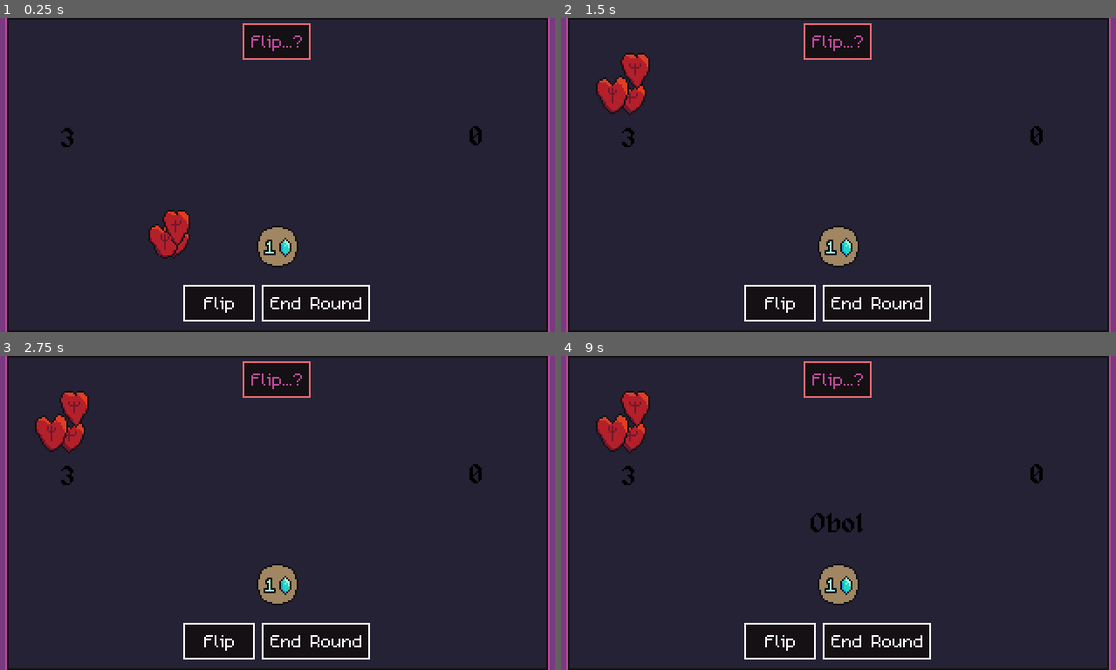
Above: before the commit, frames 1-4 (two rows, left to right).
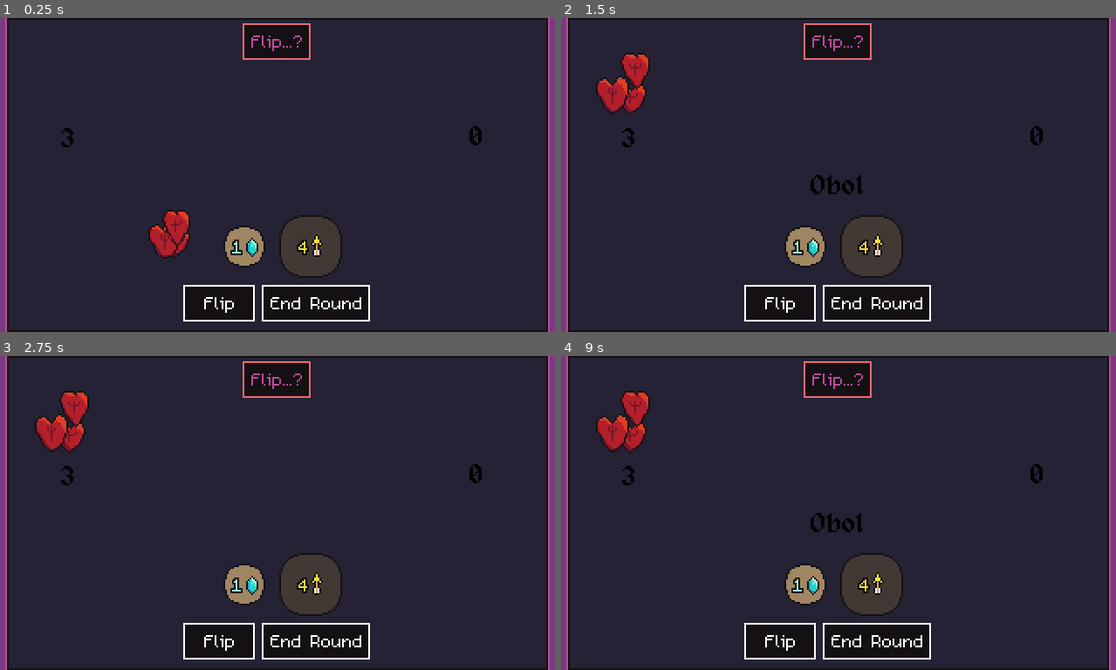
Above: after the commit, the same moments.

Repository: bdunko/Charon-s-Obol
Game: Godot game, scene res://main.tscn
Same seed, same stepped clock (60 frames per second), same inputs: the game is played once before the commit and once after it.
Inputs (mouse positions are in pixels of both pictures, inside the frame that each line leads up to):
- Up to frame 1 (0.25 s): no input
- Up to frame 2 (1.5 s): move the mouse to (838, 43) at 0.52 s; click (838, 43) at 0.67 s; tap Enter at 1.25 s; move the mouse to (810, 218) at 1.27 s; click (810, 218) at 1.42 s
- Up to frame 3 (2.75 s): tap Space at 2 s; move the mouse to (333, 443) at 2.02 s; click (333, 443) at 2.17 s
- Up to frame 4 (9 s): tap Enter at 2.75, 4.25 s; move the mouse to (810, 575) at 2.77 s; click (810, 575) at 2.92 s; tap Space at 3.5, 5 s; move the mouse to (1005, 560) at 3.52 s; click (1005, 560) at 3.67 s; move the mouse to (672, 465) at 4.27 s; click (672, 465) at 4.42 s; move the mouse to (866, 513) at 5.02 s; click (866, 513) at 5.17 s; move the mouse to (755, 434) at 5.77 s; click (755, 434) at 5.92 s; move the mouse to (960, 497) at 6.52 s; click (960, 497) at 6.67 s; move the mouse to (727, 528) at 7.27 s; click (727, 528) at 7.42 s; move the mouse to (894, 443) at 8.02 s; click (894, 443) at 8.17 s; move the mouse to (810, 575) at 8.77 s; click (810, 575) at 8.92 s

The runs differ from the first frame. In frame 1, 3.0% of the frame differs, in the area x 40-62%, y 62-83%; in frame 2, 3.3%, in the area x 40-62%, y 50-83%; in frame 3, 3.0%; in frame 4, 3.0%.
Error in both runs: Assertion failed. (res://global.gd:139)

Commit message:
Added arrows of light

Diff:
--- /dev/null
+++ b/arrow.gd
@@ -0,0 +1,29 @@
+class_name Arrow
+extends Sprite2D
+
+signal clicked
+
+var _disabled = false
+
+func _ready():
+	Global.state_changed.connect(_on_state_changed)
+
+func _on_clickable_area_input_event(_viewport, event, _shape_idx):
+	if event is InputEventMouseButton:
+		if event.button_index == MOUSE_BUTTON_LEFT:
+			if event.pressed and not _disabled:
+				emit_signal("clicked")
+
+func _on_clickable_area_mouse_entered():
+	Global.power_text = "Arrow of Light\nReflip a coin."
+	Global.power_text_source = self
+
+func _on_clickable_area_mouse_exited():
+	if Global.power_text_source == self:
+		Global.power_text = ""
+
+func _on_state_changed() -> void:
+	if Global.state != Global.State.AFTER_FLIP:
+		_disabled = true
+	else:
+		_disabled = false
--- /dev/null
+++ b/arrow.tscn
@@ -0,0 +1,21 @@
+[gd_scene load_steps=3 format=3 uid="uid://cgshopm0ome8b"]
+
+[ext_resource type="Texture2D" uid="uid://bwswyp5u1hmst" path="res://assets/world/arrow.png" id="1_n5g4j"]
+[ext_resource type="Script" path="res://arrow.gd" id="2_5jgjb"]
+
+[node name="Arrow" type="Sprite2D"]
+texture = ExtResource("1_n5g4j")
+centered = false
+offset = Vector2(-30, -7)
+script = ExtResource("2_5jgjb")
+
+[node name="ClickableArea" type="Area2D" parent="."]
+position = Vector2(-16, -16)
+
+[node name="Polygon" type="CollisionPolygon2D" parent="ClickableArea"]
+position = Vector2(-7, -7)
+polygon = PackedVector2Array(43, 16, 51, 22, 51, 24, 42, 31, -7, 31, -7, 16)
+
+[connection signal="input_event" from="ClickableArea" to="." method="_on_clickable_area_input_event"]
+[connection signal="mouse_entered" from="ClickableArea" to="." method="_on_clickable_area_mouse_entered"]
+[connection signal="mouse_exited" from="ClickableArea" to="." method="_on_clickable_area_mouse_exited"]
--- a/arrows_button.gd
+++ /dev/null
@@ -1,13 +0,0 @@
-extends Button
-
-func _ready():
-	Global.arrow_count_changed.connect(_on_arrow_count_changed)
-	Global.state_changed.connect(_on_state_changed)
-
-func _on_arrow_count_changed() -> void:
-	visible = Global.arrows != 0
-	text = "Arrows: %d" % Global.arrows
-
-func _on_state_changed() -> void:
-	if Global.state != Global.State.AFTER_FLIP:
-		disabled = true
--- a/fragments_label.gd
+++ b/fragments_label.gd
@@ -4,4 +4,4 @@
 	Global.fragments_count_changed.connect(_on_fragments_count_changed)
 
 func _on_fragments_count_changed() -> void:
-	text = "%s" % Global.fragments
+	text = str(Global.fragments)
--- a/global.gd
+++ b/global.gd
@@ -266,7 +266,7 @@
 var POSEIDON_FAMILY = CoinFamily.new(" of Poseidon", "Shake the Earth", [2, 8, 18, 32], [0, 0, 0, 0], [1, 2, 3, 4], Power.FLIP_AND_NEIGHBORS, "Reflip a coin and its neighbors.", [1, 2, 3, 4], _POSEIDON_ICON, _FRAGMENT_ICON_RED)
 var DEMETER_FAMILY = CoinFamily.new(" of Demeter", "Grow Ever Stronger", [2, 8, 18, 32], [0, 0, 0, 0], [1, 2, 3, 4], Power.GAIN_LIFE, "Restores life fragments.", [1, 2, 3, 4], _DEMETER_ICON, _FRAGMENT_ICON_RED)
 var APOLLO_FAMILY = CoinFamily.new(" of Apollo", "Arrow of Light", [2, 8, 18, 32], [0, 0, 0, 0], [1, 2, 3, 4], Power.GAIN_ARROW, "Gain an Arrow of Light.", [1, 2, 3, 4], _APOLLO_ICON, _FRAGMENT_ICON_RED)
-var ARTEMIS_FAMILY = CoinFamily.new(" of Artemis", "Moonlit Ritual", [2, 8, 18, 32], [0, 0, 0, 0], [1, 2, 3, 4], Power.CHANGE_AND_BLURSE, "Swap heads to tails or vice versa, then...", [1, 2, 3, 4], _ARTEMIS_ICON, _FRAGMENT_ICON_RED)
+var ARTEMIS_FAMILY = CoinFamily.new(" of Artemis", "Moonlit Ritual", [2, 8, 18, 32], [0, 0, 0, 0], [1, 2, 3, 4], Power.CHANGE_AND_BLURSE, "Swap heads to tails or vice versa, but...", [1, 2, 3, 4], _ARTEMIS_ICON, _FRAGMENT_ICON_RED)
 var ARES_FAMILY = CoinFamily.new(" of Ares", "Chaos of War", [2, 8, 18, 32], [0, 0, 0, 0], [1, 2, 3, 4], Power.REFLIP_ALL, "Reflip ALL other coins.", [3, 4, 5, 6], _ARES_ICON, _FRAGMENT_ICON_RED)
 var ATHENA_FAMILY = CoinFamily.new(" of Athena", "Phalanx Strategy", [2, 8, 18, 32], [0, 0, 0, 0], [1, 2, 3, 4], Power.WISDOM, "Reduce a coin's tails penalty.", [1, 2, 3, 4], _ATHENA_ICON, _FRAGMENT_ICON_RED)
 var HEPHAESTUS_FAMILY = CoinFamily.new(" of Hephaestus", "Forged in Fire", [2, 8, 18, 32], [0, 0, 0, 0], [1, 2, 3, 4], Power.FORGE, "Upgrade a coin's value.", [1, 2, 3, 4], _HEPHAESTUS_ICON, _FRAGMENT_ICON_RED)
--- a/lives_label.gd
+++ b/lives_label.gd
@@ -4,4 +4,4 @@
 	Global.life_count_changed.connect(_on_life_count_changed)
 
 func _on_life_count_changed() -> void:
-	text = str(Global.lives)
+	text = str(max(0, Global.lives))
--- a/main.gd
+++ b/main.gd
@@ -4,16 +4,20 @@
 @onready var _SHOP : Shop = $Table/Shop
 
 @onready var _RESET_BUTTON = $UI/ResetButton
+
 @onready var _RED_SOUL_FRAGMENTS = $RedSoulFragments
 @onready var _BLUE_SOUL_FRAGMENTS = $BlueSoulFragments
+@onready var _ARROWS = $Arrows
 
 @onready var _RED_SOUL_FRAGMENT_SCENE = preload("res://red_soul_fragment.tscn")
 @onready var _BLUE_SOUL_FRAGMENT_SCENE = preload("res://blue_soul_fragment.tscn")
-
-@onready var _CHARON_POINT = $Points/Charon
-@onready var _PLAYER_POINT = $Points/Player
-@onready var _RED_SOUL_FRAGMENT_POINT = $Points/RedSoulFragmentPile
-@onready var _BLUE_SOUL_FRAGMENT_POINT = $Points/BlueSoulFragmentPile
+@onready var _ARROW_SCENE = preload("res://arrow.tscn")
+
+@onready var _CHARON_POINT: Vector2 = $Points/Charon.position
+@onready var _PLAYER_POINT: Vector2 = $Points/Player.position
+@onready var _RED_SOUL_FRAGMENT_PILE_POINT: Vector2 = $Points/RedSoulFragmentPile.position
+@onready var _BLUE_SOUL_FRAGMENT_PILE_POINT: Vector2 = $Points/BlueSoulFragmentPile.position
+@onready var _ARROW_PILE_POINT: Vector2 = $Points/ArrowPile.position
 
 func _ready() -> void:
 	assert(_COIN_ROW)
@@ -23,23 +27,42 @@
 
 	assert(_CHARON_POINT)
 	assert(_PLAYER_POINT)
-	assert(_RED_SOUL_FRAGMENT_POINT)
-	assert(_BLUE_SOUL_FRAGMENT_POINT)
+	assert(_RED_SOUL_FRAGMENT_PILE_POINT)
+	assert(_BLUE_SOUL_FRAGMENT_PILE_POINT)
+	assert(_ARROW_PILE_POINT)
+	assert(_ARROWS)
 
 	Global.state_changed.connect(_on_state_changed)
 	Global.life_count_changed.connect(_on_life_count_changed)
 	Global.fragments_count_changed.connect(_on_fragment_count_changed)
+	Global.arrow_count_changed.connect(_on_arrow_count_changed)
 
 	_on_reset_button_pressed()
 
+func _on_arrow_count_changed() -> void:
+	while _ARROWS.get_child_count() > Global.arrows:
+		# delete some arrows
+		var arrow = _ARROWS.get_child(0)
+		_ARROWS.remove_child(arrow)
+		#todo - anim
+		arrow.queue_free()
+
+
+	while _ARROWS.get_child_count() < Global.arrows:
+		# add more arrows
+		var arrow: Arrow = _ARROW_SCENE.instantiate()
+		arrow.clicked.connect(_on_arrow_pressed)
+		arrow.position = _ARROW_PILE_POINT + Vector2(Global.RNG.randi_range(-10, 10), Global.RNG.randi_range(-6, 6))
+		_ARROWS.add_child(arrow)
+
 func _on_fragment_count_changed() -> void:
-	_update_fragment_pile(Global.fragments, _BLUE_SOUL_FRAGMENT_SCENE, _BLUE_SOUL_FRAGMENTS, _CHARON_POINT, _CHARON_POINT, _BLUE_SOUL_FRAGMENT_POINT)
+	_update_fragment_pile(Global.fragments, _BLUE_SOUL_FRAGMENT_SCENE, _BLUE_SOUL_FRAGMENTS, _CHARON_POINT, _CHARON_POINT, _BLUE_SOUL_FRAGMENT_PILE_POINT)
 
 func _on_life_count_changed() -> void:
-	_update_fragment_pile(Global.lives, _RED_SOUL_FRAGMENT_SCENE, _RED_SOUL_FRAGMENTS, _PLAYER_POINT, _CHARON_POINT, _RED_SOUL_FRAGMENT_POINT)
-
-func _update_fragment_pile(amount: int, scene: Resource, pile: Node, point_gain: Node, point_take: Node, point_pile: Node) -> void:
-	var fragment_count = 0
+	_update_fragment_pile(Global.lives, _RED_SOUL_FRAGMENT_SCENE, _RED_SOUL_FRAGMENTS, _PLAYER_POINT, _CHARON_POINT, _RED_SOUL_FRAGMENT_PILE_POINT)
+
+func _update_fragment_pile(amount: int, scene: Resource, pile: Node, give_pos: Vector2, take_pos: Vector2, pile_pos: Vector2) -> void:
+	#var fragment_count = 0
 
 	# move live from pile to charon
 	while pile.get_child_count() > max(0, amount):
@@ -50,10 +73,10 @@
 		# visually move it from pile to charon
 		var tween = create_tween()
 		#tween.tween_interval(fragment_count * 0.02)
-		tween.tween_property(fragment, "position", point_take.position, 0.5).set_trans(Tween.TRANS_CUBIC)
+		tween.tween_property(fragment, "position", take_pos, 0.5).set_trans(Tween.TRANS_CUBIC)
 		tween.tween_callback(fragment.queue_free)
 
-		fragment_count += 1
+		#fragment_count += 1
 
 	while pile.get_child_count() < amount:
 		var fragment: AnimatedSprite2D = scene.instantiate()
@@ -61,8 +84,8 @@
 		# randomize appearance
 		fragment.frame = Global.RNG.randi_range(0, 4)
 
-		fragment.position = point_gain.position
-		var target_pos = point_pile.position + Vector2(Global.RNG.randi_range(-20, 20), Global.RNG.randi_range(-12, 12))
+		fragment.position = give_pos
+		var target_pos = pile_pos + Vector2(Global.RNG.randi_range(-20, 20), Global.RNG.randi_range(-12, 12))
 
 		# move from player to pile
 		var tween = create_tween()
@@ -70,7 +93,7 @@
 		tween.tween_property(fragment, "position", target_pos, 0.5).set_trans(Tween.TRANS_CUBIC)
 
 		pile.add_child(fragment)
-		fragment_count += 1
+		#fragment_count += 1
 
 func _on_state_changed() -> void:
 	if Global.state == Global.State.GAME_OVER:
@@ -95,6 +118,10 @@
 
 	# make a single starting coin
 	_gain_coin(Global.make_coin(Global.GENERIC_FAMILY, Global.Denomination.OBOL))
+
+	#debug
+	_gain_coin(Global.make_coin(Global.APOLLO_FAMILY, Global.Denomination.TETROBOL))
+
 
 	_RESET_BUTTON.hide()
 	Global.state = Global.State.BEFORE_FLIP
@@ -271,7 +298,7 @@
 				Global.active_coin_power_coin = coin
 				Global.active_coin_power = coin.get_power()
 
-func _on_arrow_button_pressed():
+func _on_arrow_pressed():
 	Global.active_coin_power = Global.Power.ARROW_REFLIP
 
 func _input(event):
--- a/main.tscn
+++ b/main.tscn
@@ -11,7 +11,6 @@
 [ext_resource type="Script" path="res://lives_label.gd" id="5_47pph"]
 [ext_resource type="Script" path="res://end_round_button.gd" id="5_hbpym"]
 [ext_resource type="Script" path="res://accept_button.gd" id="5_mah4n"]
-[ext_resource type="Script" path="res://arrows_button.gd" id="5_npep4"]
 [ext_resource type="Script" path="res://warning_label.gd" id="7_gwofi"]
 [ext_resource type="PackedScene" uid="uid://bjl18p6kktksk" path="res://voyage.tscn" id="7_o62wp"]
 [ext_resource type="Script" path="res://continue_button.gd" id="7_qf0wi"]
@@ -79,15 +78,6 @@
 
 [node name="Text" parent="UI/PlayerTextboxs/EndRoundButton/TextMargin" index="0"]
 text = "End Round"
-
-[node name="ArrowsButton" type="Button" parent="UI"]
-texture_filter = 1
-offset_left = 18.0
-offset_top = 153.0
-offset_right = 83.0
-offset_bottom = 174.0
-text = "Arrows 0"
-script = ExtResource("5_npep4")
 
 [node name="LivesLabel" type="Label" parent="UI"]
 texture_filter = 1
@@ -173,7 +163,6 @@
 
 [node name="Text" parent="UI/CharonTextbox/Textbox/TextMargin" index="0"]
 theme_override_colors/default_color = Color(0.737255, 0.290196, 0.607843, 1)
-theme_override_font_sizes/normal_font_size = 0
 text = "Charon Dialogue"
 
 [node name="Table" type="Node2D" parent="."]
@@ -243,6 +232,8 @@
 [node name="GodCoinShopItem3" parent="Table/Shop/GodCoinContainer" instance=ExtResource("3_d2o1n")]
 layout_mode = 2
 
+[node name="Arrows" type="Node" parent="."]
+
 [node name="RedSoulFragments" type="Node" parent="."]
 
 [node name="BlueSoulFragments" type="Node" parent="."]
@@ -260,12 +251,14 @@
 
 [node name="RedSoulFragmentPile" type="Node2D" parent="Points"]
 position = Vector2(39, 34)
+
+[node name="ArrowPile" type="Node2D" parent="Points"]
+position = Vector2(50, 164)
 
 [connection signal="clicked" from="UI/PlayerTextboxs/FlipButton" to="." method="_on_flip_button_pressed"]
 [connection signal="clicked" from="UI/PlayerTextboxs/AcceptButton" to="." method="_on_accept_button_pressed"]
 [connection signal="clicked" from="UI/PlayerTextboxs/ContinueButton" to="." method="_on_accept_button_pressed"]
 [connection signal="clicked" from="UI/PlayerTextboxs/EndRoundButton" to="." method="_on_end_round_button_pressed"]
-[connection signal="pressed" from="UI/ArrowsButton" to="." method="_on_arrow_button_pressed"]
 [connection signal="pressed" from="UI/ResetButton" to="." method="_on_reset_button_pressed"]
 [connection signal="timeout" from="UI/WarningLabel/Timer" to="UI/WarningLabel" method="_on_timer_timeout"]
 [connection signal="coin_purchased" from="Table/Shop" to="." method="_on_shop_coin_purchased"]
Not shown: 1 places in main.tscn that only renumber resources
